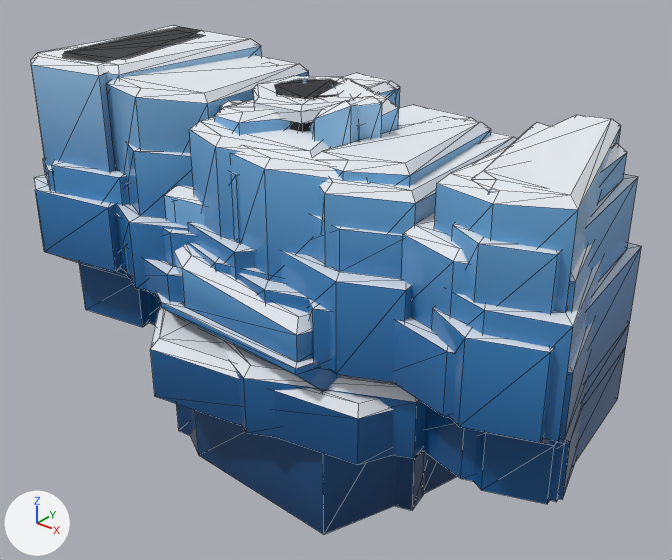
The glTF model public/assets/vesper/vesper-kit.glb, before and after one commit.
Camera for both pictures: a 50 mm lens placed at (2.16, -2.56, 1.82), pointed at (0.07, 0.05, 0.21). The lights are fixed; the arrows at lower left show +X, +Y and +Z. The first picture is the older version. Mesh edges are drawn as thin lines.

In view in the first picture: 'floe_1', 'floe_2', 'ice_cliff_0', 'ice_cliff_1', 'ice_cliff_2', 'iceberg_0', 'iceberg_1', 'serac_0', 'serac_1', 'serac_2', 'vent_stack_0'.
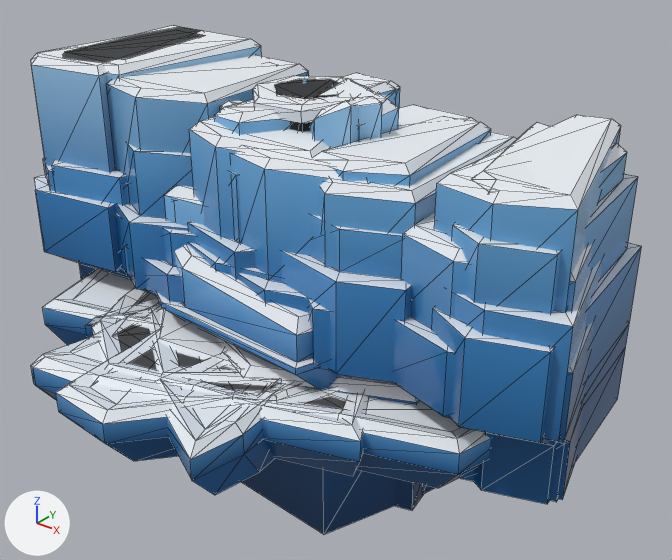
Location of each change, (x1, y1, x2, y2) in pixels of the pictures (672 x 560 px):
'floe_9', added
    after: (43, 269, 490, 488)
    faces in mat_vesper_snow: (43, 269, 490, 454)
    faces in mat_vesper_ice: (43, 308, 490, 488)
'floe_8', added
    after: (92, 287, 369, 476)
    faces in mat_vesper_snow: (92, 287, 369, 441)
    faces in mat_vesper_ice: (92, 332, 363, 476)
'floe_pair_a_1', added
    after: (156, 308, 295, 495)
    faces in mat_vesper_snow: (156, 308, 295, 460)
    faces in mat_vesper_ice: (167, 418, 275, 495)
'floe_pair_a_0', added
    after: (31, 303, 336, 407)
    faces in mat_vesper_snow: (31, 303, 336, 407)
    faces in mat_vesper_ice: (31, 366, 73, 401)
'floe_triple_c_1', added
    after: (85, 298, 279, 386)
    faces in mat_vesper_snow: (86, 298, 279, 386)
'floe_triple_c_0', added (mostly hidden)
    after: (260, 380, 304, 396)
'floe_2', unchanged, covered by the edit
    before: (150, 305, 393, 465)
    after: (158, 309, 378, 402)
'floe_1', unchanged, covered by the edit
    before: (216, 337, 426, 458)
    after: (216, 337, 421, 405)

Diff of the bpy script that builds the scene:
```diff
--- a/public/assets/vesper/vesper-kit.glb.py
+++ b/public/assets/vesper/vesper-kit.glb.py
@@ me_floe_triple_c_1 @@
+me_floe_triple_c_1.from_pydata(...)  # 95 vertices, 169 faces; spans x -0.63..0.63, y -0.77..0.77, z -0.15..0.09
+# faces by material slot: [76, 93]
+me_floe_triple_c_1.materials.append(mat_vesper_ice)
+me_floe_triple_c_1.materials.append(mat_vesper_snow)
@@ me_floe_triple_c_0 @@
+me_floe_triple_c_0.from_pydata(...)  # 80 vertices, 142 faces; spans x -0.535..0.535, y -0.682..0.682, z -0.15..0.09
+# faces by material slot: [64, 78]
+me_floe_triple_c_0.materials.append(mat_vesper_ice)
+me_floe_triple_c_0.materials.append(mat_vesper_snow)
@@ me_floe_pair_a_1 @@
+me_floe_pair_a_1.from_pydata(...)  # 95 vertices, 169 faces; spans x -0.54..0.54, y -1.0..1.0, z -0.15..0.09
+# faces by material slot: [76, 93]
+me_floe_pair_a_1.materials.append(mat_vesper_ice)
+me_floe_pair_a_1.materials.append(mat_vesper_snow)
@@ me_floe_pair_a_0 @@
+me_floe_pair_a_0.from_pydata(...)  # 105 vertices, 187 faces; spans x -0.54..0.54, y -0.97..0.97, z -0.15..0.09
+# faces by material slot: [84, 103]
+me_floe_pair_a_0.materials.append(mat_vesper_ice)
+me_floe_pair_a_0.materials.append(mat_vesper_snow)
@@ me_floe_9 @@
+me_floe_9.from_pydata(...)  # 90 vertices, 160 faces; spans x -1.04..1.04, y -1.04..1.04, z -0.15..0.09
+# faces by material slot: [72, 88]
+me_floe_9.materials.append(mat_vesper_ice)
+me_floe_9.materials.append(mat_vesper_snow)
@@ me_floe_8 @@
+me_floe_8.from_pydata(...)  # 85 vertices, 151 faces; spans x -0.84..0.84, y -0.85..0.85, z -0.15..0.09
+# faces by material slot: [68, 83]
+me_floe_8.materials.append(mat_vesper_ice)
+me_floe_8.materials.append(mat_vesper_snow)
@@ ob_floe_triple_c_1 @@
+ob_floe_triple_c_1 = bpy.data.objects.new('floe_triple_c_1', me_floe_triple_c_1)
+ob_floe_triple_c_1.location = (0.0, 0.0, 0.0)
@@ ob_floe_triple_c_0 @@
+ob_floe_triple_c_0 = bpy.data.objects.new('floe_triple_c_0', me_floe_triple_c_0)
+ob_floe_triple_c_0.location = (0.0, 0.0, 0.0)
@@ ob_floe_pair_a_1 @@
+ob_floe_pair_a_1 = bpy.data.objects.new('floe_pair_a_1', me_floe_pair_a_1)
+ob_floe_pair_a_1.location = (0.0, 0.0, 0.0)
@@ ob_floe_pair_a_0 @@
+ob_floe_pair_a_0 = bpy.data.objects.new('floe_pair_a_0', me_floe_pair_a_0)
+ob_floe_pair_a_0.location = (0.0, 0.0, 0.0)
@@ ob_floe_9 @@
+ob_floe_9 = bpy.data.objects.new('floe_9', me_floe_9)
+ob_floe_9.location = (0.0, 0.0, 0.0)
@@ ob_floe_8 @@
+ob_floe_8 = bpy.data.objects.new('floe_8', me_floe_8)
+ob_floe_8.location = (0.0, 0.0, 0.0)
```
